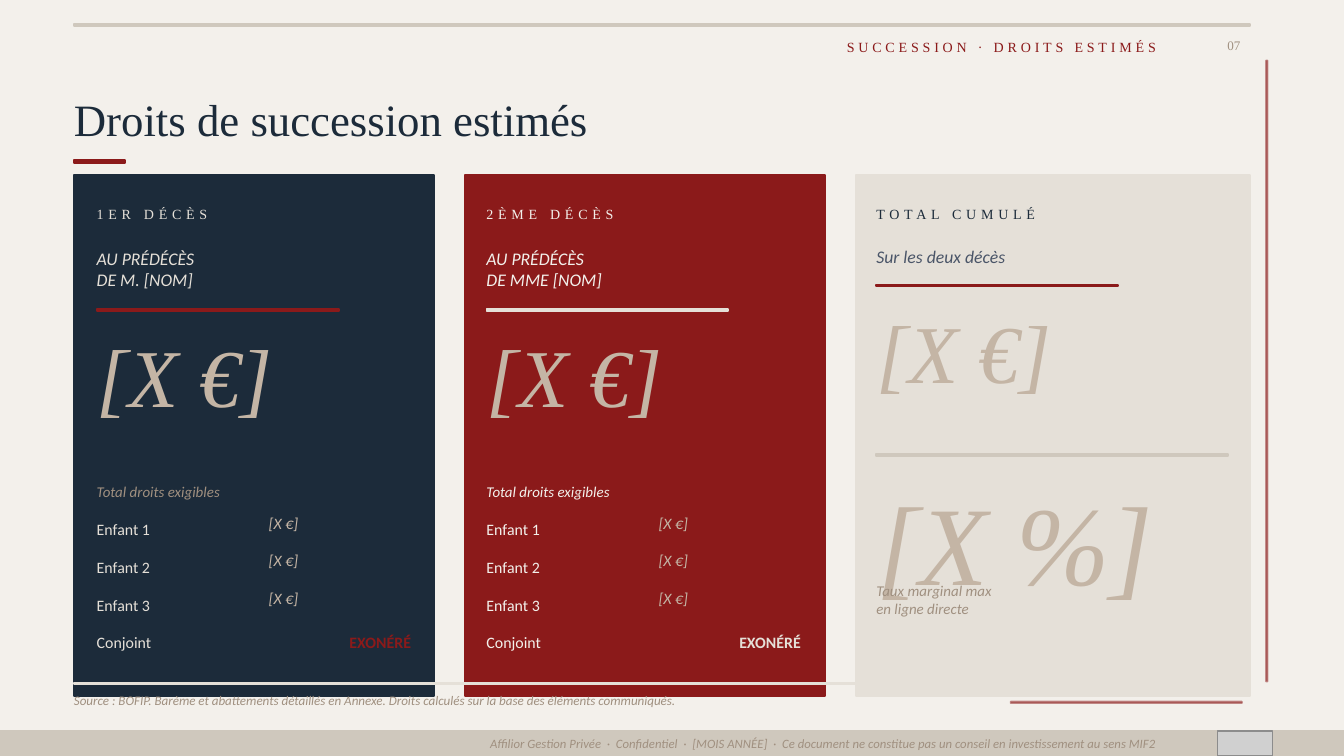
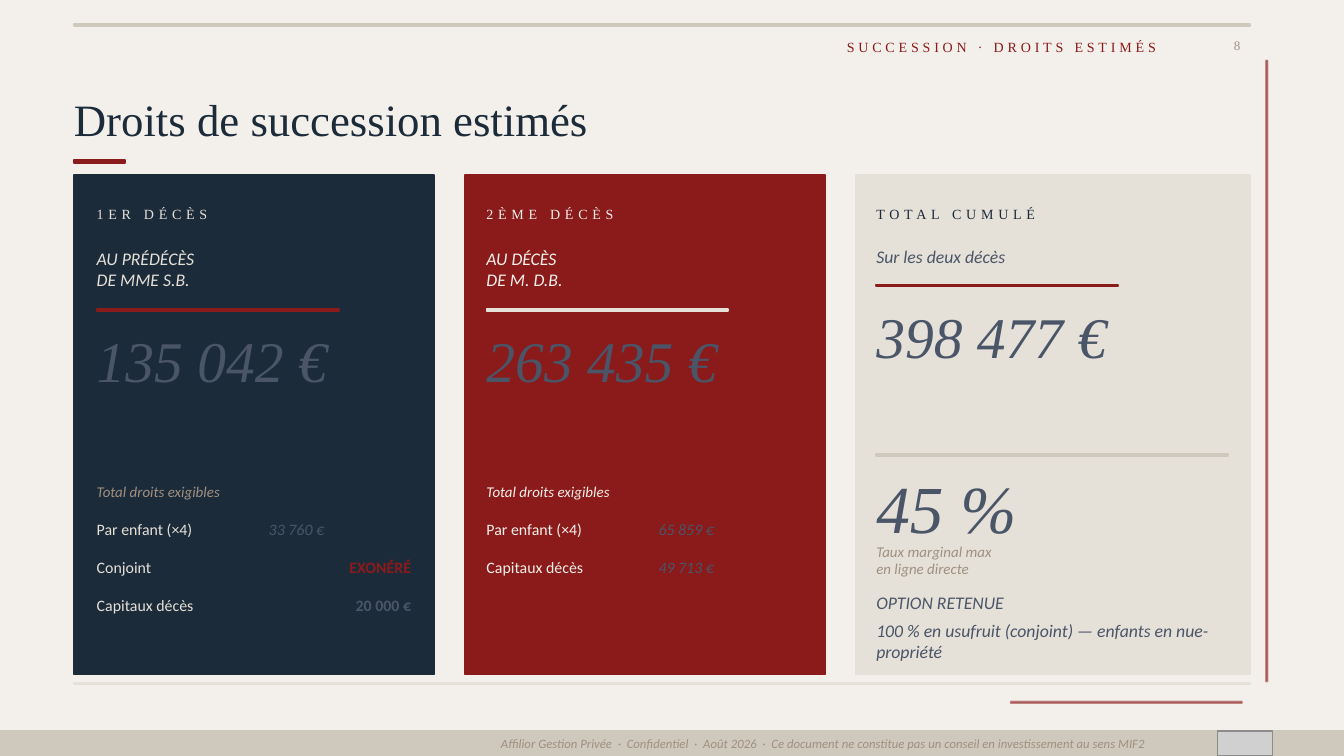
Before and after one commit to fififi1717/mkgt, a slide deck: slide 8 of Cans_Mstr.pptx. Drawn at 1344x756 pixels with LibreOffice and Linux fonts; fonts in the diff are those of the drawing; grey boxes stand for pictures. Boxes give left, top, right and bottom in pixels: in the first picture for what was removed or moved away, otherwise in the second. Text is boxed around its words. In the diff, an @@ line names an element or a change of style, - is before the commit and + after.

```diff
--- a/Cans_Mstr.pptx
+++ b/Cans_Mstr.pptx
@@ text at [1234, 41, 1241, 50]: text changed @@
-07
+8
@@ rectangle: place and size @@
-rectangle at [74, 175, 434, 696]
+rectangle at [74, 175, 434, 675]
@@ rectangle: place and size @@
-rectangle at [465, 175, 825, 696]
+rectangle at [465, 175, 825, 675]
@@ rectangle: place and size @@
-rectangle at [856, 175, 1250, 696]
+rectangle at [856, 175, 1250, 675]
@@ text at [486, 250, 563, 286]: text changed @@
-AU PRÉDÉCÈS
-DE MME [NOM]
+AU DÉCÈS
+DE M. D.B.
@@ text at [97, 274, 190, 286]: text changed @@
-DE M. [NOM]
+DE MME S.B.
@@ text at [876, 320, 1063, 359]: text changed; size 44 to 30.8 pt; text colour #C4B5A5 to #4A5568 @@
-[X €]
+398 477 €
@@ text at [97, 344, 283, 382]: text changed; size 44 to 30.8 pt; text colour #C4B5A5 to #4A5568 @@
-[X €]
+135 042 €
@@ text removed at [486, 350, 568, 418] @@
-[X €]
@@ text removed at [876, 508, 988, 605] @@
-[X %]
@@ text added at [876, 489, 943, 534], 36 pt, text #4A5568, italic @@
+45 %
@@ text at [97, 523, 193, 537]: text changed @@
-Enfant 1
+Par enfant (×4)
@@ text at [269, 525, 312, 535]: text changed; text colour #C4B5A5 to #4A5568 @@
-[X €]
+33 760 €
@@ text "33 760 €" at [269, 525, 312, 535]: vertical alignment top to middle @@
@@ text at [486, 523, 582, 537]: text changed @@
-Enfant 1
+Par enfant (×4)
@@ text removed at [659, 517, 672, 531] @@
-[X €]
@@ text "Taux marginal max" rewrapped from [876, 583, 992, 617] to [876, 547, 992, 577] @@
@@ text "Conjoint": place and size @@
-text "Conjoint" at [97, 637, 152, 651]
+text "Conjoint" at [97, 562, 152, 576]
@@ text removed at [97, 562, 150, 573] @@
-Enfant 2
@@ text "EXONÉRÉ": place and size @@
-text "EXONÉRÉ" at [349, 635, 411, 648]
+text "EXONÉRÉ" at [349, 560, 411, 573]
@@ text removed at [269, 554, 282, 568] @@
-[X €]
@@ text at [486, 562, 583, 576]: text changed @@
-Enfant 2
+Capitaux décès
@@ text removed at [659, 554, 672, 568] @@
-[X €]
@@ text "20 000 €" at [356, 601, 399, 611]: vertical alignment top to middle @@
@@ text removed at [659, 592, 672, 606] @@
-[X €]
@@ text added at [876, 597, 1004, 609], 9.5 pt, text #4A5568, italic @@
+OPTION RETENUE
@@ text at [97, 600, 193, 614]: text changed @@
-Enfant 3
+Capitaux décès
@@ text at [356, 601, 399, 611]: text changed; text colour #C4B5A5 to #4A5568; bold on; italic off @@
-[X €]
+20 000 €
@@ text removed at [486, 600, 540, 611] @@
-Enfant 3
@@ text added at [876, 624, 1208, 661], 9.5 pt, text #4A5568, italic @@
+100 % en usufruit (conjoint) — enfants en nue-propriété
@@ text removed at [486, 637, 541, 651] @@
-Conjoint
@@ text removed at [739, 635, 801, 648] @@
-EXONÉRÉ
@@ text removed at [74, 694, 675, 707] @@
-Source : BOFIP. Barème et abattements détaillés en Annexe. Droits calculés sur la base des éléments communiqués.
@@ text at [501, 739, 1144, 749]: text changed @@
-Affilior Gestion Privée · Confidentiel · [MOIS ANNÉE] · Ce document ne constitue pas un conseil en investissement au sens MIF2
+Affilior Gestion Privée · Confidentiel · Août 2026 · Ce document ne constitue pas un conseil en investissement au sens MIF2
```
Also in this commit, not shown: 1 other slide changed.
